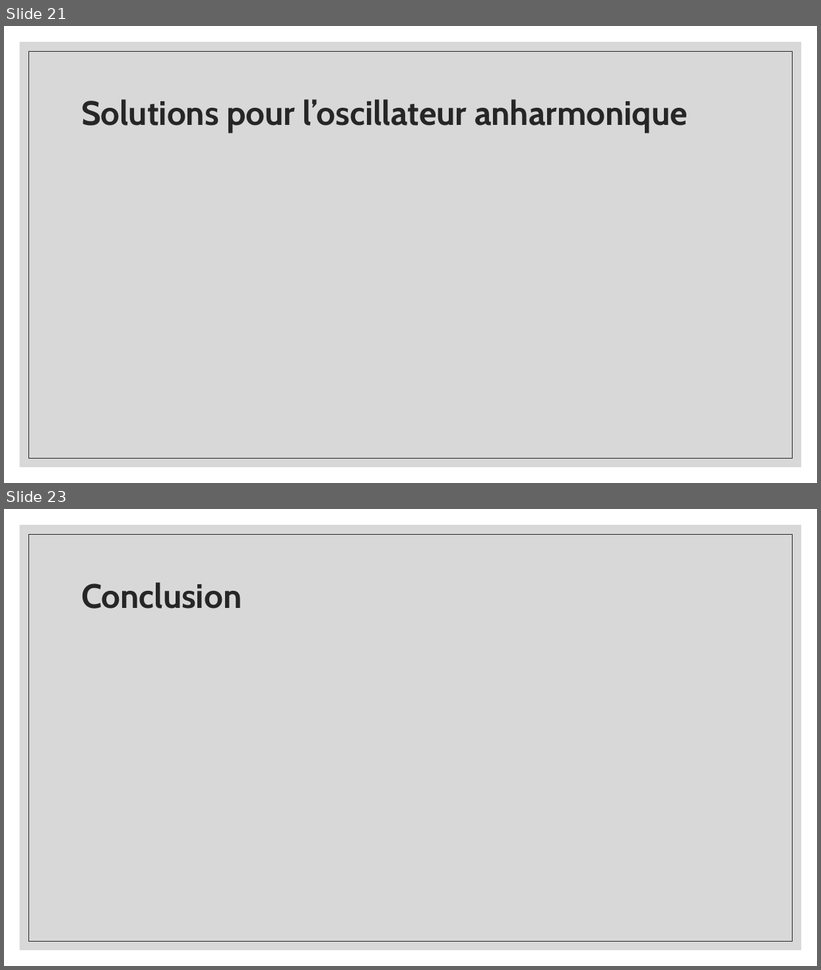
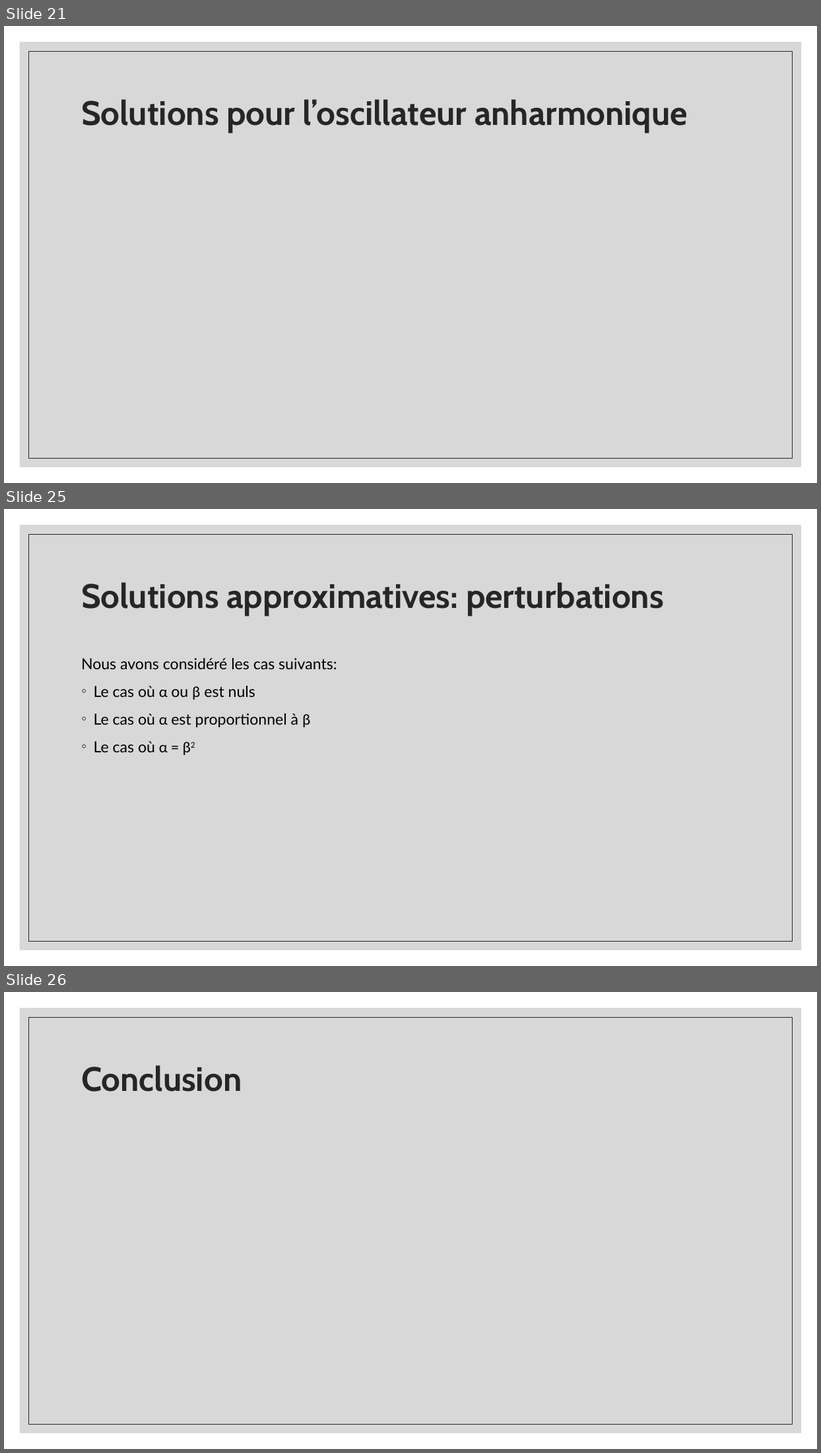
Before and after one commit to gahem1/Physique_Numerique, a slide deck: Solutions d’une équation aux valeurs propres.pptx. Shown one above the other, each under a label of ours: slides 21 and 23 before the commit, slides 21, 25 and 26 after it; the slides between them are not shown. The pictures are 821x970 and 821x1453 pixels, drawn with LibreOffice and Linux fonts; fonts in the diff are those of the drawing. Boxes give left, top, right and bottom in pixels: in the first picture for what was removed or moved away, otherwise in the second. Text is boxed around its words. In the diff, an @@ line names an element or a change of style, - is before the commit and + after.

Commit message:
correction + perturbation

```diff
--- a/Solutions d’une équation aux valeurs propres.pptx
+++ b/Solutions d’une équation aux valeurs propres.pptx
@@ slide 25 added at [4,509,817,966], background #FFFFFF; not listed: 2 template elements that a slide beside it also shows @@
@@ title added at [81,582,664,615], 40 pt, text #262626, bold @@
+Solutions approximatives: perturbations
@@ text added at [81,658,337,753], 18 pt, text #000000 @@
+Nous avons considéré les cas suivants:
+◦ Le cas où α ou β est nuls
+◦ Le cas où α est proportionnel à β
+◦ Le cas où α = β2
@@ what was slide 23 is now slide 26 @@
```
Also in this commit, not shown: 16 slides changed, 3 other slides added, 1 slide removed.
